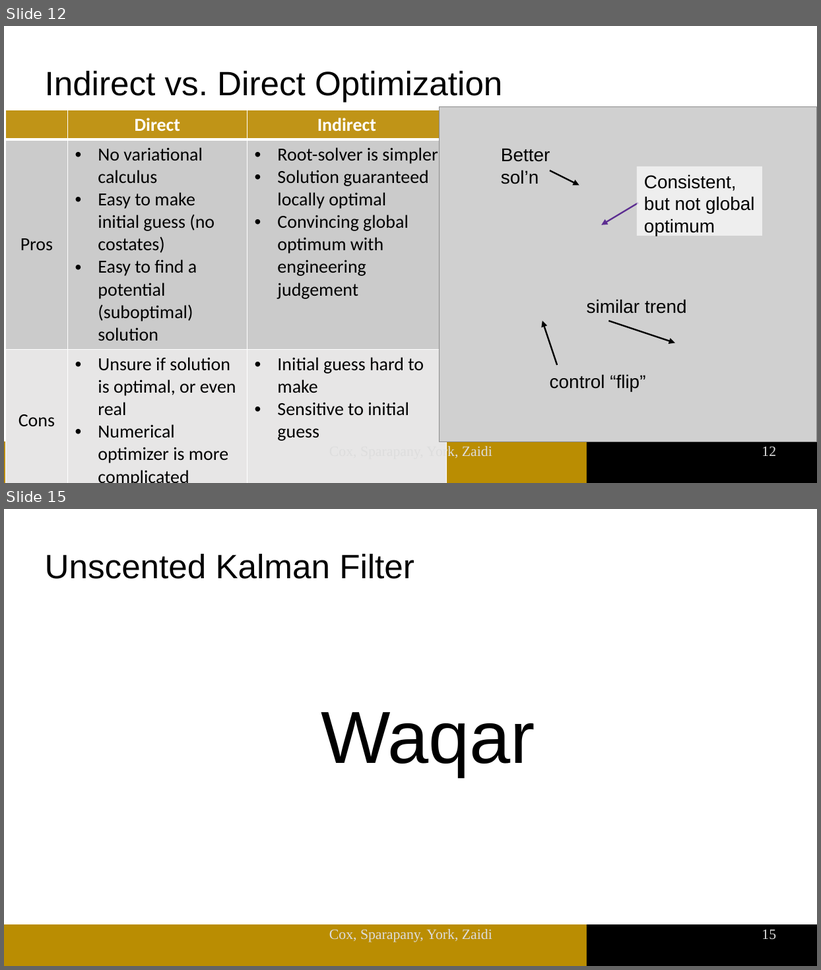
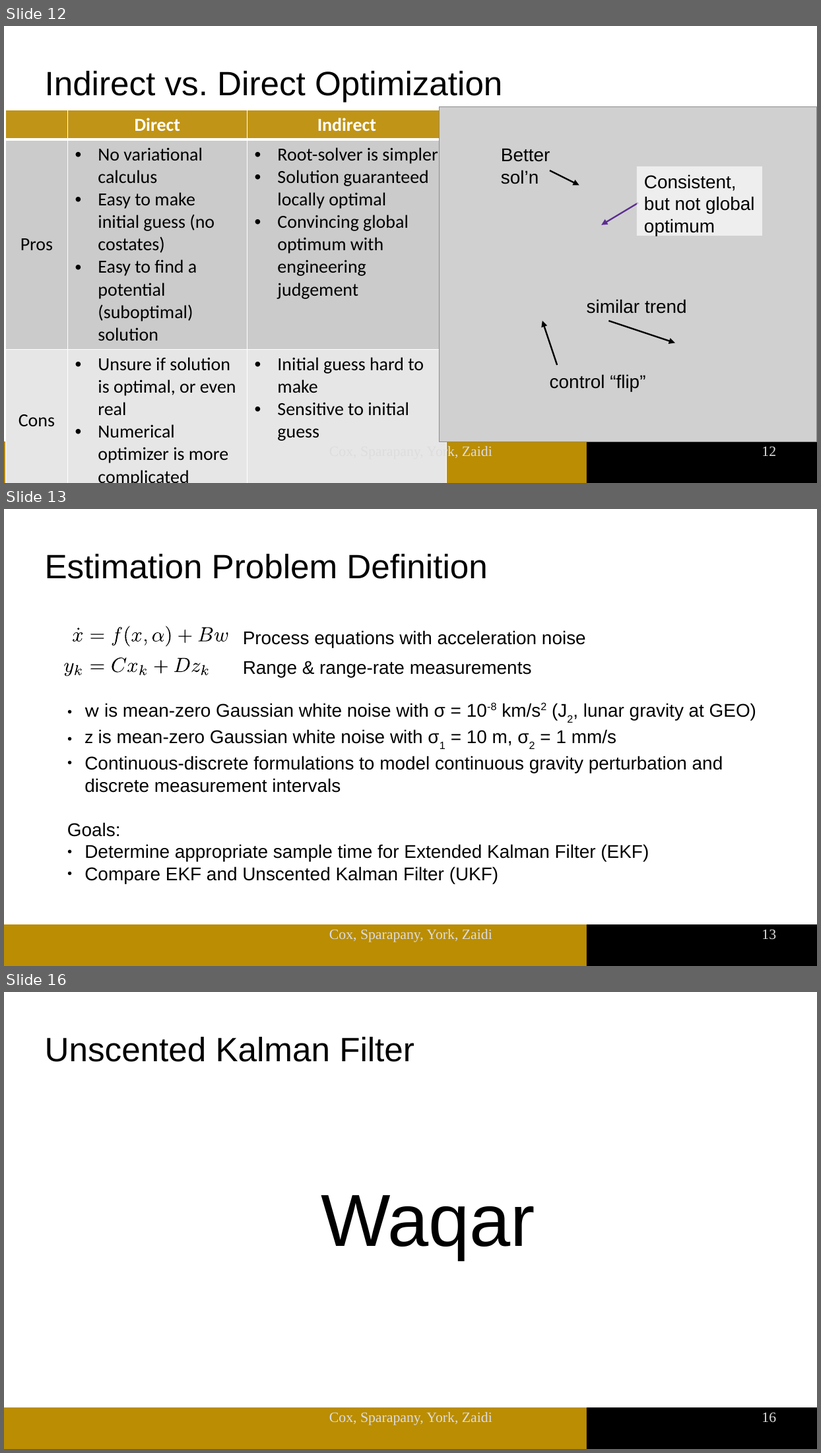
Before and after one commit to msparapa/aae568_project, a slide deck: presentation/MainSlides.odp. Shown one above the other, each under a label of ours: slides 12 and 15 before the commit, slides 12, 13 and 16 after it; the slides between them are not shown. The pictures are 821x970 and 821x1453 pixels, drawn with LibreOffice and Linux fonts; fonts in the diff are those of the drawing; grey boxes stand for pictures; background and template pictures are left out. Boxes give left, top, right and bottom in pixels: in the first picture for what was removed or moved away, otherwise in the second. Text is boxed around its words. In the diff, an @@ line names an element or a change of style, - is before the commit and + after.

```diff
--- a/presentation/MainSlides.odp
+++ b/presentation/MainSlides.odp
@@ slide 13 added at box(4, 509, 817, 966), background #FFFFFF; not listed: 2 template elements that a slide beside it also shows @@
@@ title added at box(45, 554, 487, 579), 33 pt, text #000000 @@
+Estimation Problem Definition
@@ text added at box(243, 630, 586, 648), 18 pt, text #000000 @@
+Process equations with acceleration noise
@@ group added at box(65, 626, 228, 677): 22 freeform shapes @@
@@ text added at box(243, 661, 532, 677), 18 pt, text #000000 @@
+Range & range-rate measurements
@@ text added at box(67, 702, 756, 884), 18 pt, text #000000 @@
+● w is mean-zero Gaussian white noise with σ = 10-8 km/s2 (J2, lunar gravity at GEO)
+● z is mean-zero Gaussian white noise with σ1 = 10 m, σ2 = 1 mm/s
+● Continuous-discrete formulations to model continuous gravity perturbation and discrete measurement intervals
+Goals:
+● Determine appropriate sample time for Extended Kalman Filter (EKF)
+● Compare EKF and Unscented Kalman Filter (UKF)
@@ text added at box(329, 929, 492, 943), 14 pt, text #DDDDDD @@
+Cox, Sparapany, York, Zaidi
@@ page number added at box(762, 929, 776, 940), 14 pt, text #DDDDDD @@
+13
@@ what was slide 15 is now slide 16 @@
@@ page number at box(762, 1412, 776, 1423): text changed @@
-15
+16
```
Also in this commit, not shown: 7 slides changed, 1 other slide added, 1 slide removed, 2 other files.
